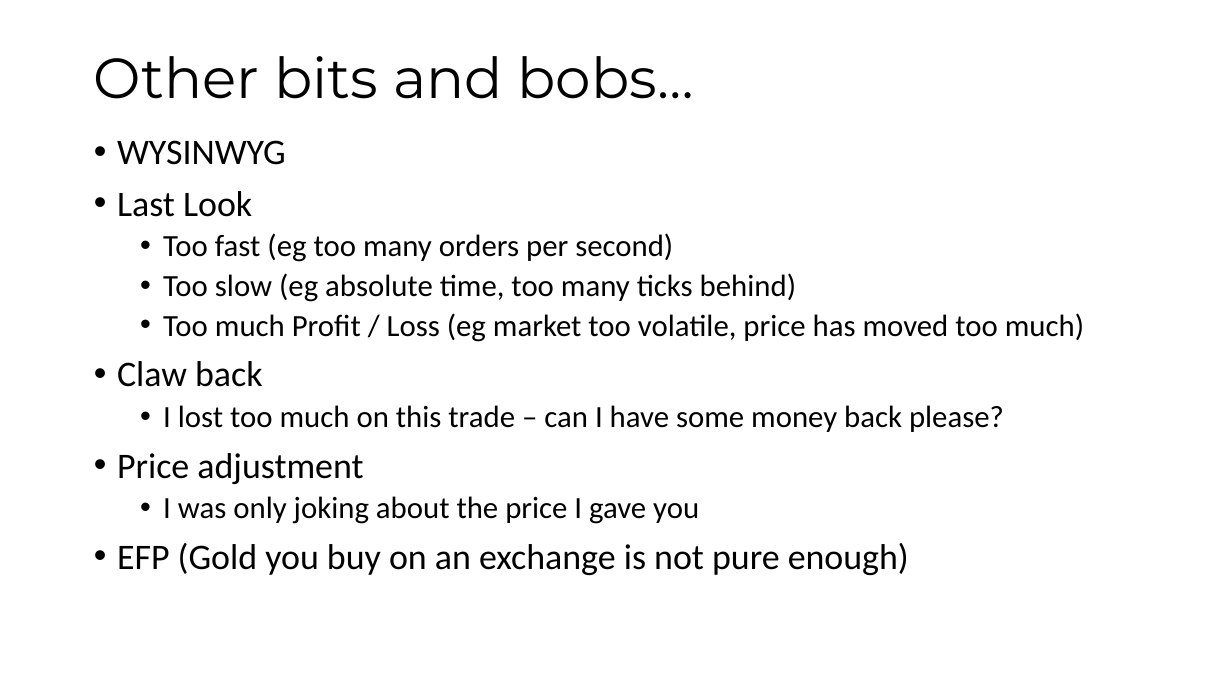
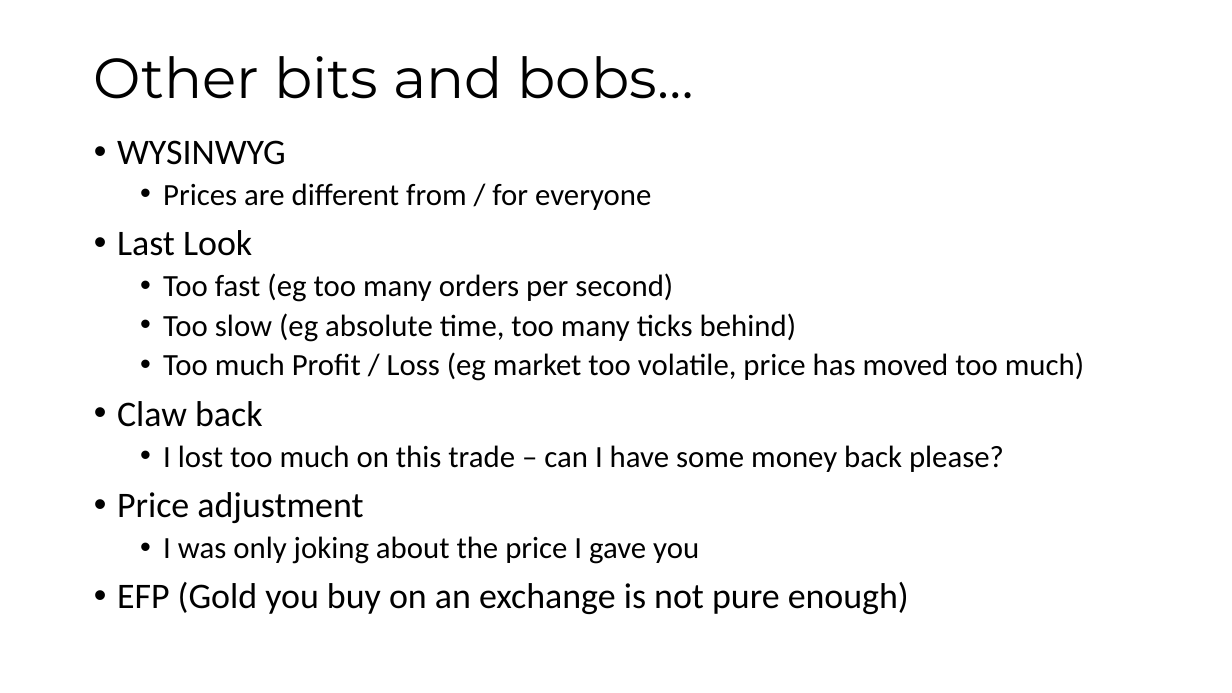
Before and after one commit to maatt4code/PicsAndStuff, a slide deck: slide 34 of Presentation/FXMM.pptx (slide 32 before the commit). Drawn at 1232x693 pixels with LibreOffice and Linux fonts; fonts in the diff are those of the drawing. Boxes give left, top, right and bottom in pixels: in the first picture for what was removed or moved away, otherwise in the second. Text is boxed around its words. In the diff, an @@ line names an element or a change of style, - is before the commit and + after.

```diff
--- a/Presentation/FXMM.pptx
+++ b/Presentation/FXMM.pptx
@@ text at (163, 183, 651, 210): paragraph added @@
+  • Prices are different from / for everyone
```
Also in this commit, not shown: 1 other slide changed, 3 slides added, 1 slide removed, 2 other files.
